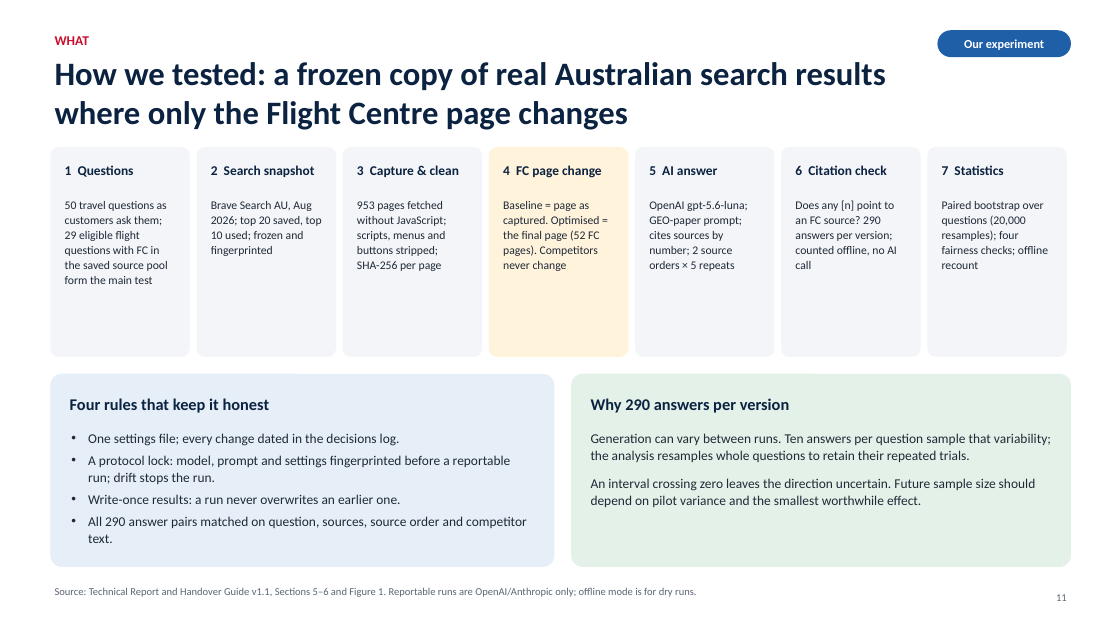
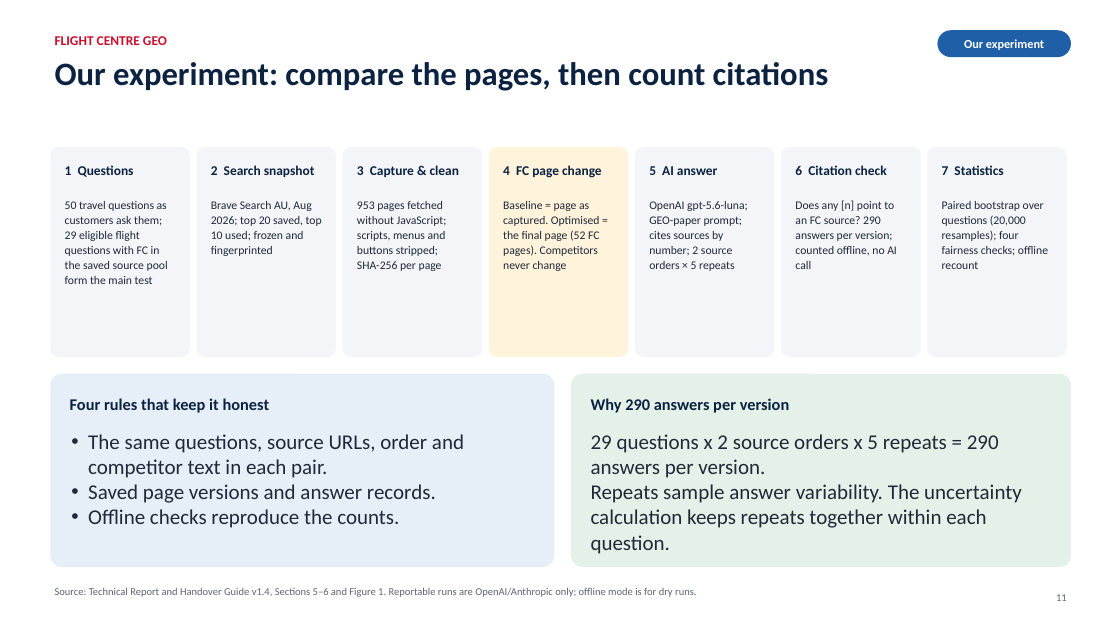
Before and after one commit to muhammadmubbashar/GEO--Generative-Engine-Optimisation, a slide deck: slide 11 of presentation/FC_GEO_Leadership_Final.pptx. Drawn at 1120x630 pixels with LibreOffice and Linux fonts; fonts in the diff are those of the drawing. Boxes give left, top, right and bottom in pixels: in the first picture for what was removed or moved away, otherwise in the second. Text is boxed around its words. In the diff, an @@ line names an element or a change of style, - is before the commit and + after.

```diff
--- a/presentation/FC_GEO_Leadership_Final.pptx
+++ b/presentation/FC_GEO_Leadership_Final.pptx
@@ text at bbox=[55, 36, 167, 45]: text changed @@
-WHAT
+FLIGHT CENTRE GEO
@@ text at bbox=[55, 62, 829, 91]: text changed @@
-How we tested: a frozen copy of real Australian search results where only the Flight Centre page changes
+Our experiment: compare the pages, then count citations
@@ text at bbox=[88, 434, 464, 528]: text changed; size 11.5 to 18 pt @@
-• One settings file; every change dated in the decisions log.
-• A protocol lock: model, prompt and settings fingerprinted before a reportable run; drift stops the run.
-• Write-once results: a run never overwrites an earlier one.
-• All 290 answer pairs matched on question, sources, source order and competitor text.
+• The same questions, source URLs, order and competitor text in each pair.
+• Saved page versions and answer records.
+• Offline checks reproduce the counts.
@@ text at bbox=[591, 434, 1022, 554]: text changed; size 11.5 to 18 pt @@
-Generation can vary between runs. Ten answers per question sample that variability; the analysis resamples whole questions to retain their repeated trials.
-An interval crossing zero leaves the direction uncertain. Future sample size should depend on pilot variance and the smallest worthwhile effect.
+29 questions x 2 source orders x 5 repeats = 290 answers per version.
+Repeats sample answer variability. The uncertainty calculation keeps repeats together within each question.
@@ text at bbox=[55, 587, 696, 597]: text changed @@
-Source: Technical Report and Handover Guide v1.1, Sections 5–6 and Figure 1. Reportable runs are OpenAI/Anthropic only; offline mode is for dry runs.
+Source: Technical Report and Handover Guide v1.4, Sections 5–6 and Figure 1. Reportable runs are OpenAI/Anthropic only; offline mode is for dry runs.
```
Also in this commit, not shown: 30 other slides changed, 4 slides added, 6 other files.
